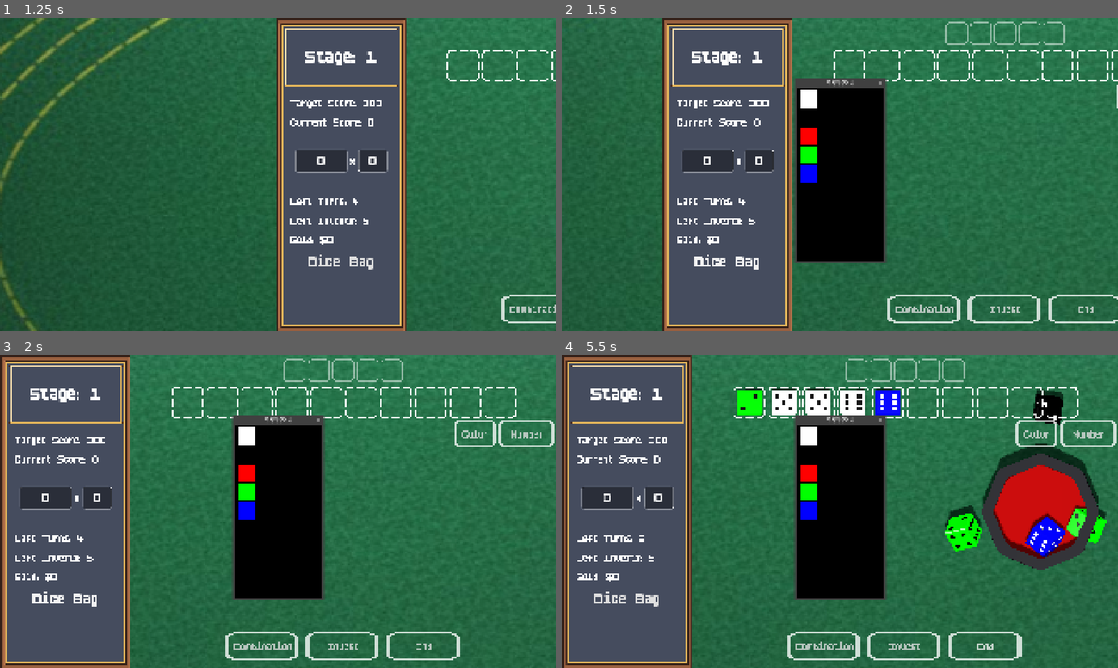
Above: before the commit, frames 1-4 (two rows, left to right).
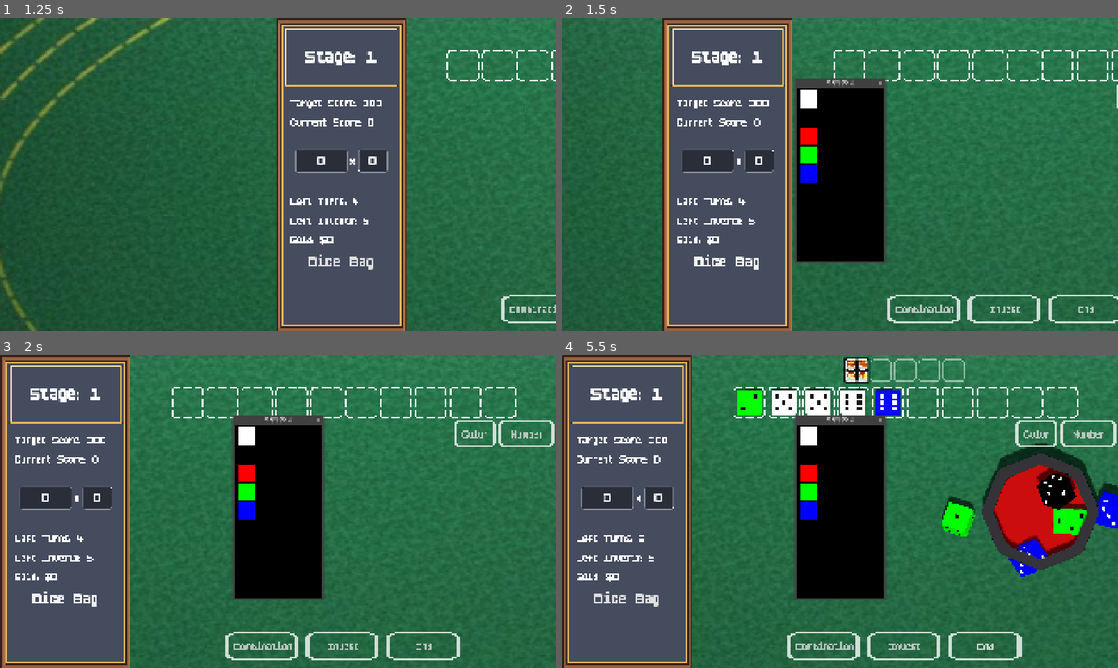
Above: after the commit, the same moments.

Repository: SangHyung-Jung/ColorDiceRollGame
Game: Godot game, scene res://scenes/game_root.tscn
The game is run twice, just before and just after one commit, with the same random seed, the same clock (stepped at 60 frames per second) and the same inputs.
Inputs:
- Up to frame 1 (1.25 s): click "Start Game" at 0.5 s
- Up to frame 2 (1.5 s): click "Dice Bag" at 1.25 s
- Up to frame 3 (2 s): no input
- Up to frame 4 (5.5 s): click "Color" at 2 s; click "Number" at 2.75 s; click "Combination" at 3.5 s; click "Invest" at 4.25 s; click "End" at 5 s

Frame 1 is identical in both runs. In frame 2, 0.3% of the frame differs, in the area x 68-91%, y 1-9%; in frame 3, 0.3%; in frame 4, 4.1%, in the area x 50-100%, y 0-71%.

Commit message:
can see joker dice in gameplay now

Diff:
--- a/scripts/components/game_hud.gd
+++ b/scripts/components/game_hud.gd
@@ -94,13 +94,9 @@
 
 	await get_tree().process_frame
 	update_socket_positions()     # 기존 투자 소켓 업데이트
-	update_joker_socket_positions() # [추가] 조커 소켓 3D 좌표 계산
 
 	_update_ui_from_gamestate()
-	# No need for _on_rolling_area_resized() as SubViewport is removed
-
-	# joker_inventory.update_display(Main.owned_jokers) # [변경] 기존 2D 인벤토리 대신 3D 표시 함수 호출
-	update_joker_dice_display() # [추가] 보유 조커를 3D 주사위로 표시
+
 
 
 func _initialize_score_animator() -> void:
--- a/scripts/game_root.gd
+++ b/scripts/game_root.gd
@@ -162,7 +162,9 @@
 
 		# [추가] 즉시 이동 시에도 위치 갱신 필요
 		game_hud.update_socket_positions()
-
+		# [추가] 조커 소켓 및 주사위 업데이트
+		await game_hud.update_joker_socket_positions()
+		game_hud.update_joker_dice_display()
 		game_hud.start_round_sequence() # 게임 라운드 시작 로직
 		input_manager.set_roll_in_progress(false) # Re-enable input for game
 		return
@@ -179,6 +181,9 @@
 	tween.chain().tween_callback(func():
 		# [핵심] 카메라가 도착했으므로, 이제 현재 카메라 기준으로 소켓 위치를 다시 계산하라고 명령
 		game_hud.update_socket_positions()
+		# [추가] 조커 소켓 및 주사위 업데이트
+		await game_hud.update_joker_socket_positions()
+		game_hud.update_joker_dice_display()
 
 		# game_hud is already visible
 		game_hud.start_round_sequence() # 게임 라운드 시작 로직
